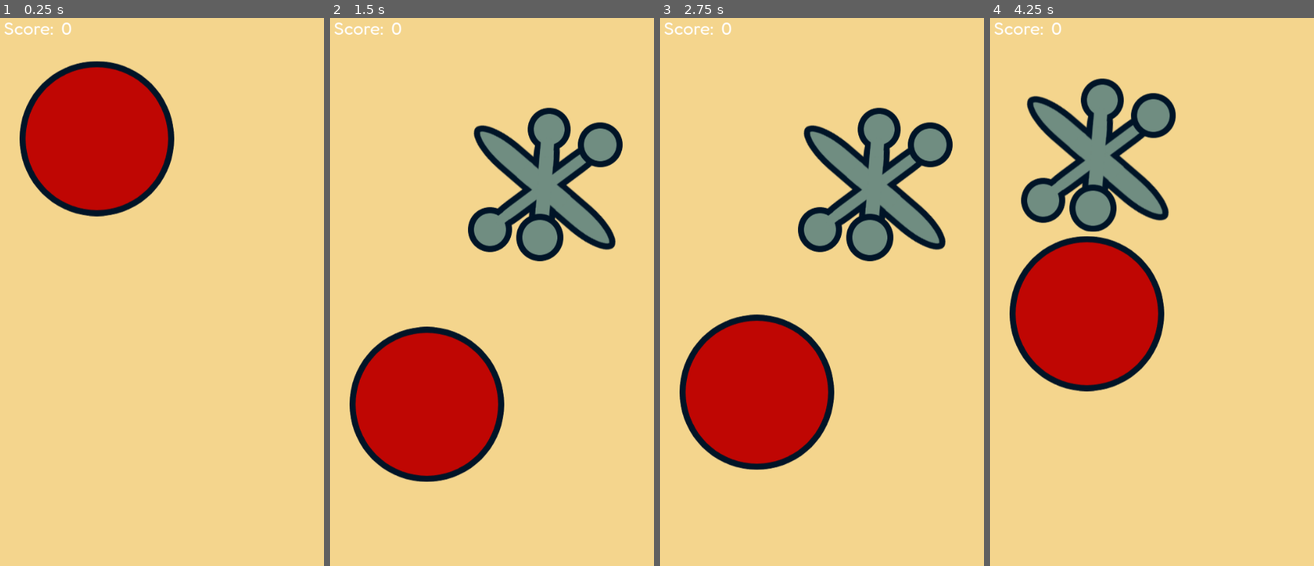
Above: before the commit, frames 1-4 (left to right).
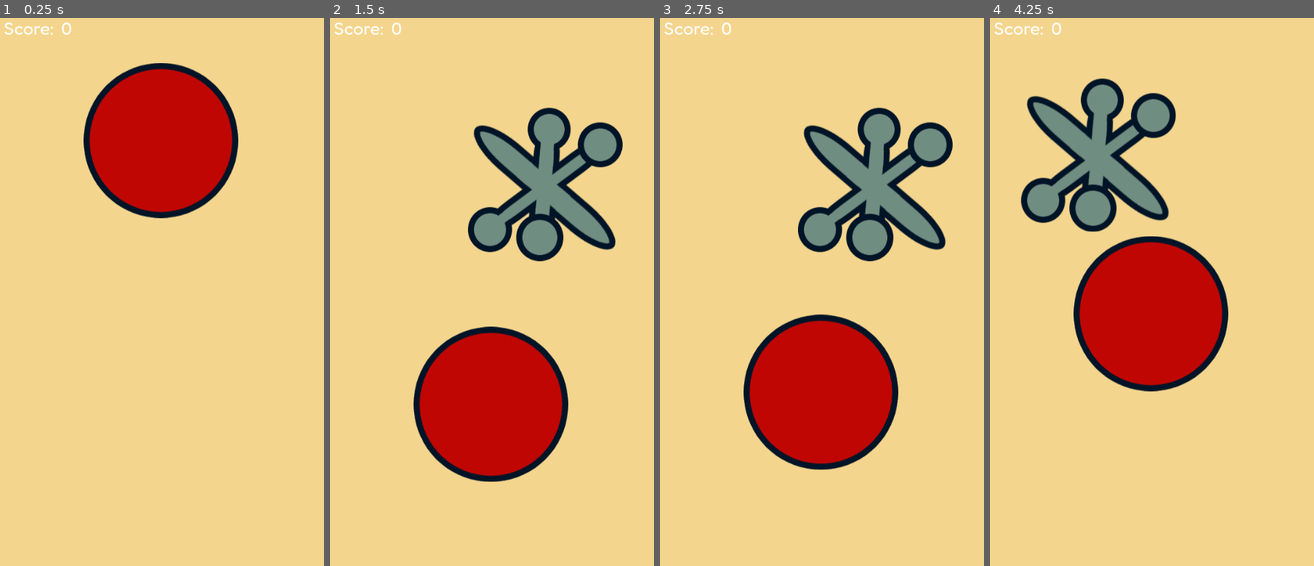
Above: after the commit, the same moments.

Repository: casellner/Idle-Jacks
Game: Godot game, scene res://game.tscn
Same seed, same stepped clock (60 frames per second), same inputs: the game is played once before the commit and once after it.
Inputs (mouse positions are in pixels of both pictures, inside the frame that each line leads up to; where the layout moved, square brackets give the same spot in the first picture):
- Up to frame 1 (0.25 s): no input
- Up to frame 2 (1.5 s): click (492, 204) [427, 198] at 0.5 s; click (492, 483) [427, 483] at 1.25 s
- Up to frame 3 (2.75 s): click (822, 286) [757, 286] at 2 s
- Up to frame 4 (4.25 s): tap Enter (ui_accept) at 2.75, 3.02, 3.77 s

The runs differ from the first frame. In frame 1, 12% of the frame differs, in the area x 6-74%, y 7-37%; in frame 2, 12%; in frame 3, 12%; in frame 4, 12%.

Commit message:
Move ball to center of screen

Diff:
--- a/Godot/game.tscn
+++ b/Godot/game.tscn
@@ -20,7 +20,7 @@
 texture = ExtResource("3_ln215")
 
 [node name="Ball" parent="." instance=ExtResource("1_3fcaw")]
-position = Vector2(164, 297)
+position = Vector2(270, 300)
 
 [node name="Camera2D" type="Camera2D" parent="."]
 position = Vector2(270, 480)
